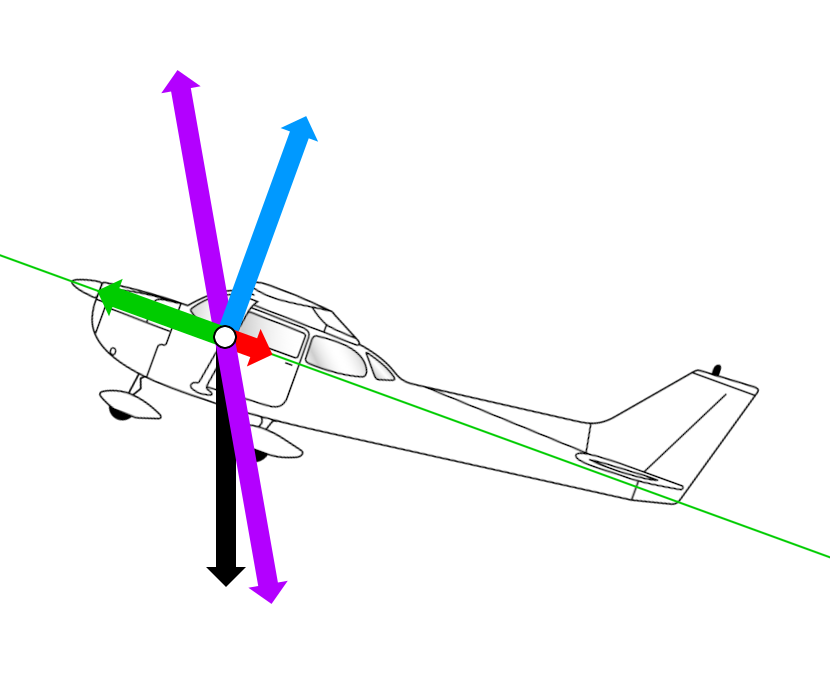
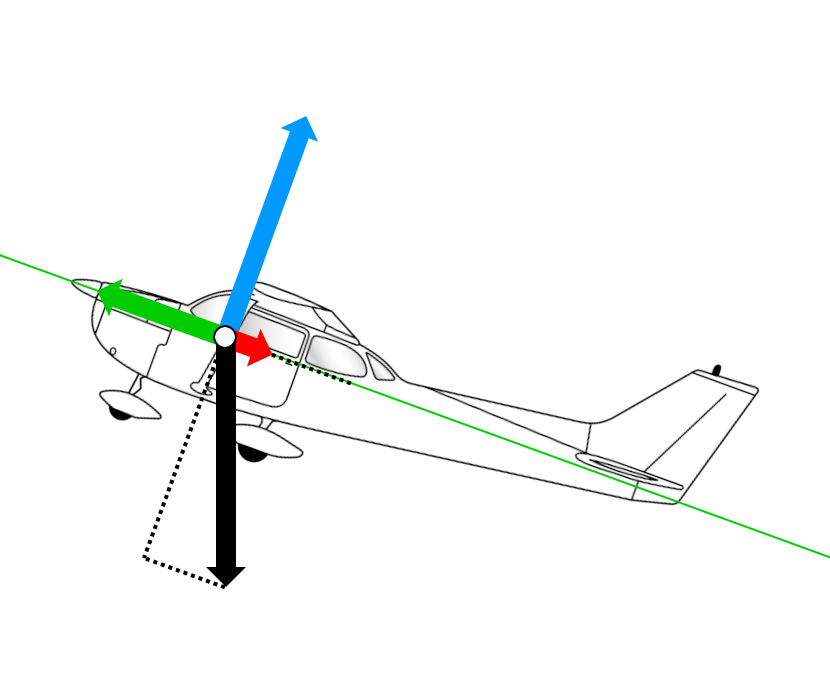
Layers edited between the first and the second 830x674 image:
hid "Weight/drag resultant" over [214, 342, 288, 604]
added layer "RcW 2" in group "Acting against" over [271, 352, 352, 386]
added layer "RcW" in group "Acting against" over [145, 556, 226, 590]
added layer "PcW" in group "Acting against" over [142, 343, 227, 559]
hid "Lift/thrust resultant" over [161, 70, 229, 325]